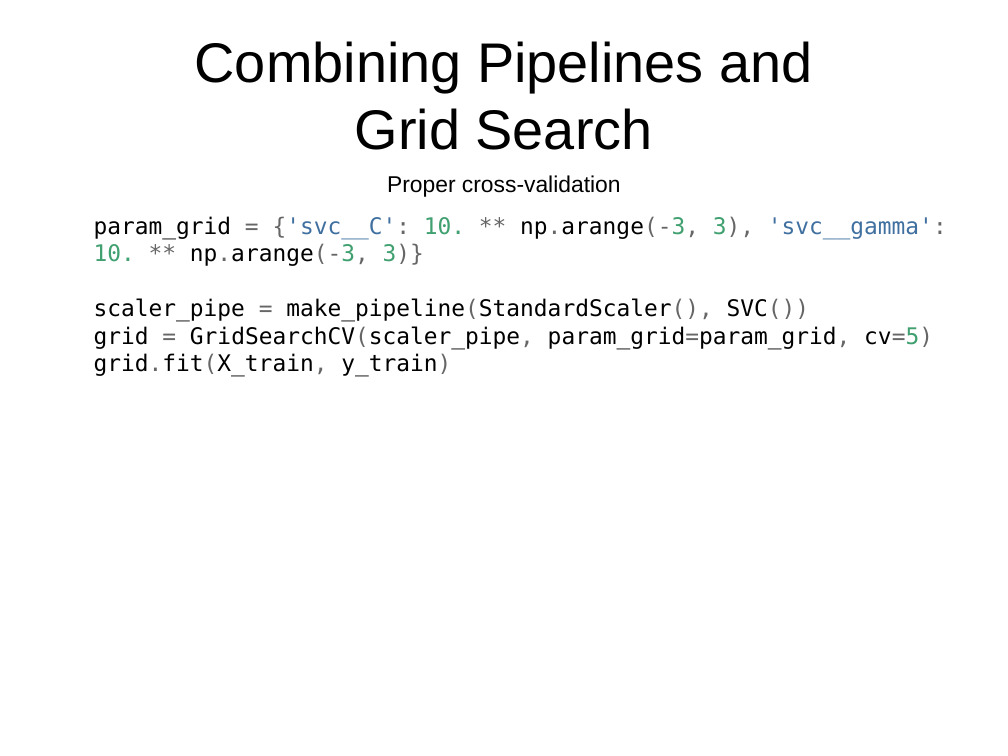
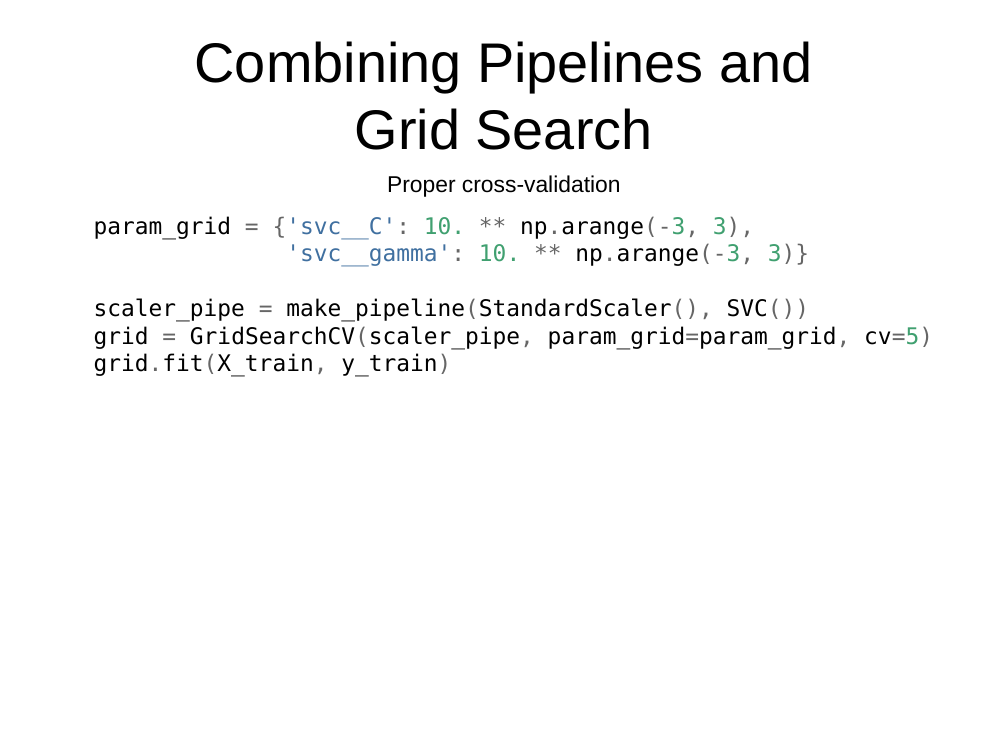
Before and after one commit to amueller/talks_odt, a slide deck: slide 22 of nyc-open-data-2015-andvanced-sklearn.odp (slide 21 before the commit). Drawn at 1008x756 pixels with LibreOffice and Linux fonts; fonts in the diff are those of the drawing. Boxes give left, top, right and bottom in pixels: in the first picture for what was removed or moved away, otherwise in the second. Text is boxed around its words. In the diff, an @@ line names an element or a change of style, - is before the commit and + after.

Commit message:
minor fixes

```diff
--- a/nyc-open-data-2015-andvanced-sklearn.odp
+++ b/nyc-open-data-2015-andvanced-sklearn.odp
@@ text at box(94, 216, 809, 267): text changed @@
-param_grid = {'svc__C': 10. ** np.arange(-3, 3), 'svc__gamma': 10. ** np.arange(-3, 3)}
+param_grid = {'svc__C': 10. ** np.arange(-3, 3),
+'svc__gamma': 10. ** np.arange(-3, 3)}
```
Also in this commit, not shown: 6 other slides changed, 2 slides added, 1 slide removed.
